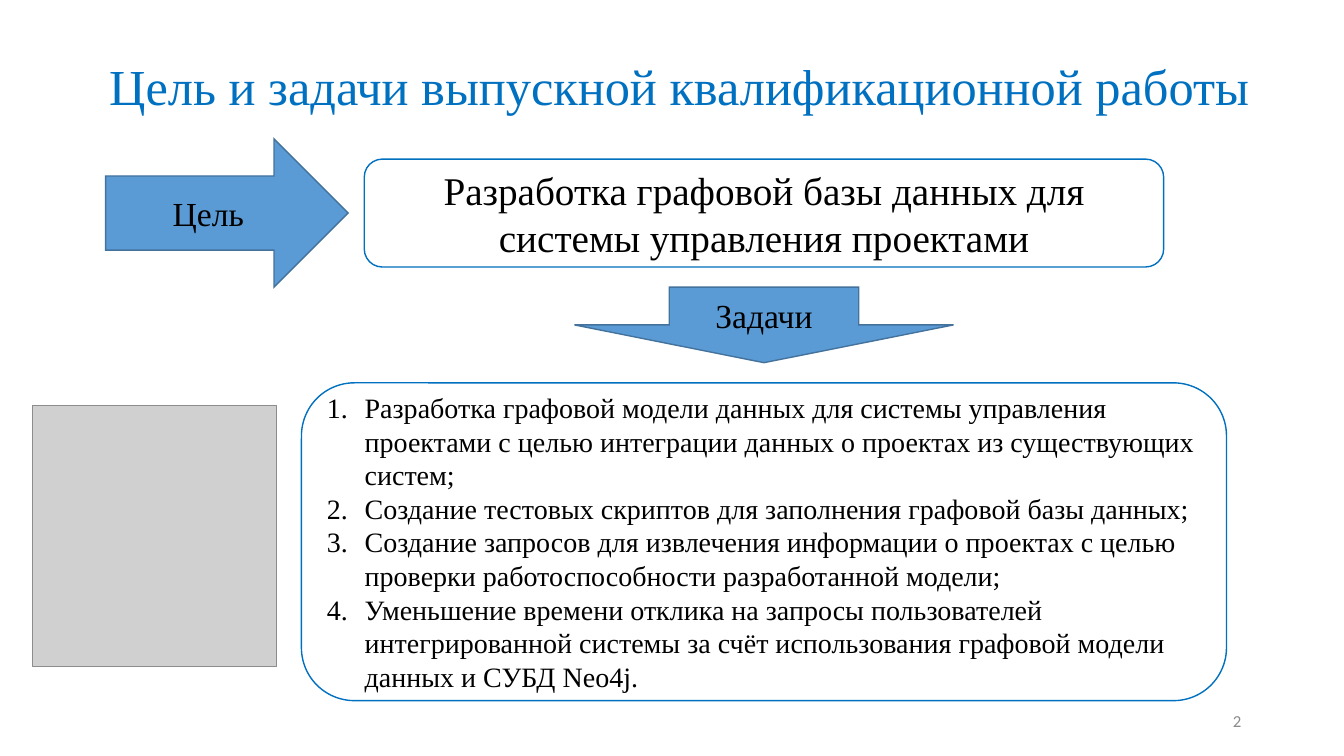
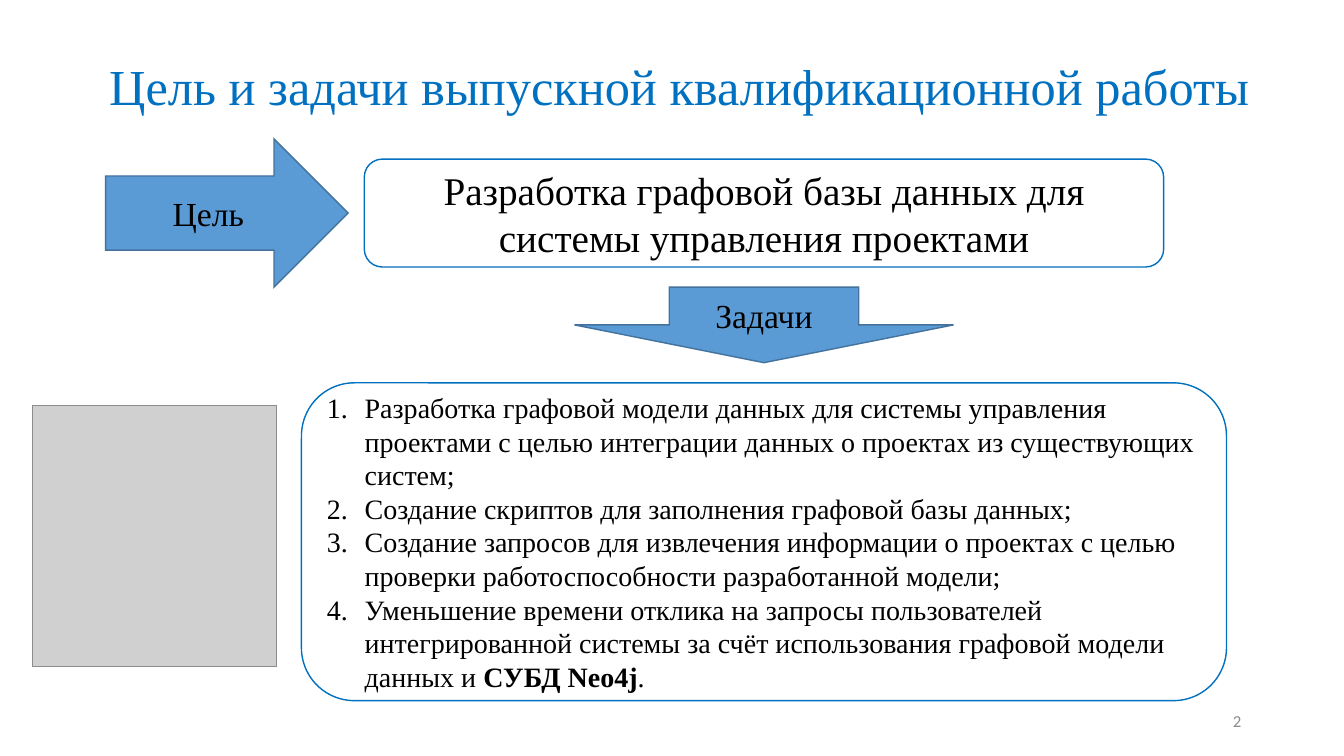
Before and after one commit to Maglus/-2017, a slide deck: slide 2 of Презентация ВКР2017.pptx. Drawn at 1344x756 pixels with LibreOffice and Linux fonts; fonts in the diff are those of the drawing; grey boxes stand for pictures. Boxes give left, top, right and bottom in pixels: in the first picture for what was removed or moved away, otherwise in the second. Text is boxed around its words. In the diff, an @@ line names an element or a change of style, - is before the commit and + after.

```diff
--- a/Презентация ВКР2017.pptx
+++ b/Презентация ВКР2017.pptx
@@ text in rounded rectangle at [365,499,1071,524]: text changed @@
-2. Создание тестовых скриптов для заполнения графовой базы данных;
+2. Создание скриптов для заполнения графовой базы данных;
@@ text in rounded rectangle at [365,600,1165,692]: bold on in "СУБД Neo4j." @@
```
Also in this commit, not shown: 5 other slides changed, 1 slide added, 1 slide removed.
